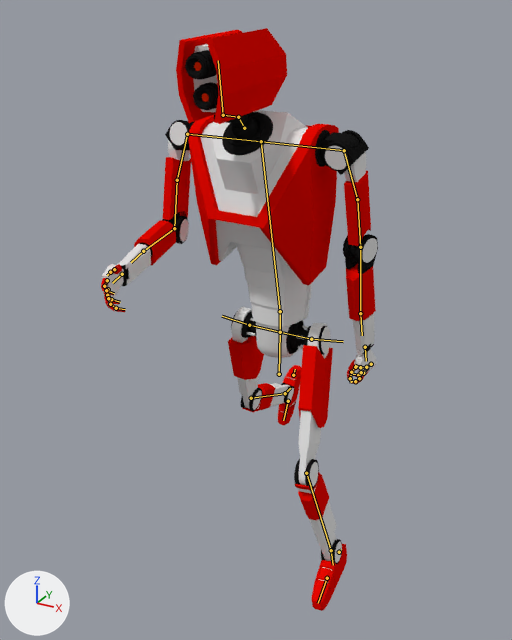
The Blender file Blender Model Source/weak_walk.blend: old version first, new version second.
One viewpoint serves both versions: a 50 mm camera at (0.966, -1.867, 1.864) aimed at (-0.084, 0.043, 0.909). The axes (+X, +Y, +Z) are drawn at lower left. The lights are the same throughout. Both versions are drawn at frame 9 of the action 'ArmatureAction.001'; the numbers are the values there. The bones that bend it are drawn over the model as lines.
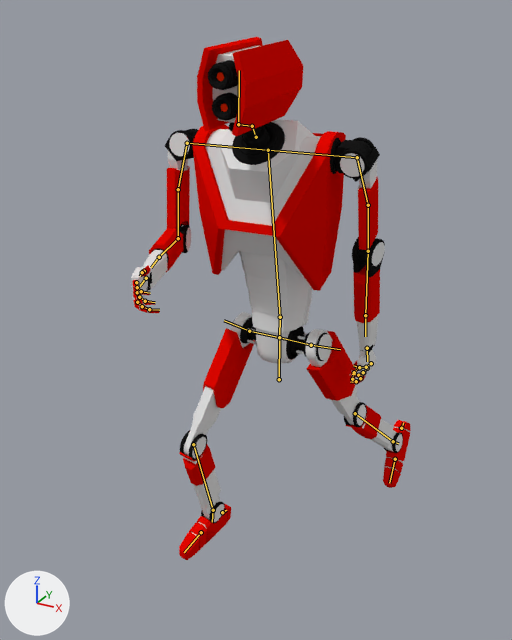
Edits to the scene script, one JSON object a line:
```json
{"block": "bone_dick", "where": "bone_dick = bpy.data.objects['Armature'].pose.bones['dick']"}
{"op": "set", "path": "bone_dick.location", "old": "(0.0, -0.099, 0.0)", "new": "(0.0, -0.12, 0.0)"}
{"block": "bone_hip_l", "where": "bone_hip_l = bpy.data.objects['Armature'].pose.bones['hip.l']  # child of 'dick'"}
{"op": "set", "path": "bone_hip_l.rotation_euler", "old": "(0.0, -0.436, 0.0)", "new": "(0.0, 0.611, 0.0)", "note": "degrees (0, -25, 0) -> degrees (0, 35, 0)"}
{"block": "bone_knee_l", "where": "bone_knee_l = bpy.data.objects['Armature'].pose.bones['knee.l']  # child of 'leg_tilt.l'"}
{"op": "set", "path": "bone_knee_l.rotation_euler", "old": "(0.803, 0.0, 0.0)", "new": "(0.262, 0.0, 0.0)", "note": "degrees (46, 0, 0) -> degrees (15, 0, 0)"}
{"block": "bone_foot_l", "where": "bone_foot_l = bpy.data.objects['Armature'].pose.bones['foot.l']  # child of 'knee.l'"}
{"op": "set", "path": "bone_foot_l.rotation_euler", "old": "(0.297, -0.0175, 0.0)", "new": "(-0.0698, 0.0, 0.0)", "note": "degrees (17, -1, 0) -> degrees (-4, 0, 0)"}
{"block": "bone_foot_1_l", "where": "bone_foot_1_l = bpy.data.objects['Armature'].pose.bones['foot_1.l']  # child of 'foot.l'"}
{"op": "set", "path": "bone_foot_1_l.rotation_euler", "old": "(0.0349, 0.0, 0.0)", "new": "(0.262, 0.0, 0.0)", "note": "degrees (2, 0, 0) -> degrees (15, 0, 0)"}
{"block": "bone_torso_4", "where": "bone_torso_4 = bpy.data.objects['Armature'].pose.bones['torso_4']  # child of 'lean'"}
{"op": "set", "path": "bone_torso_4.rotation_euler", "old": "(0.262, -0.0698, 0.0)", "new": "(0.262, 0.0873, 0.0)", "note": "degrees (15, -4, 0) -> degrees (15, 5, 0)"}
{"block": "bone_neck", "where": "bone_neck = bpy.data.objects['Armature'].pose.bones['neck']  # child of 'torso_4'"}
{"op": "set", "path": "bone_neck.rotation_euler", "old": "(0.0, 0.0698, 0.0)", "new": "(0.0, -0.0873, 0.0)", "note": "degrees (0, 4, 0) -> degrees (0, -5, 0)"}
{"block": "bone_shoulder_rotate_r", "where": "bone_shoulder_rotate_r = bpy.data.objects['Armature'].pose.bones['shoulder_rotate.r']  # child of 'torso_4'"}
{"op": "set", "path": "bone_shoulder_rotate_r.rotation_euler", "old": "(0.0, 0.419, 0.0)", "new": "(0.0, 0.332, 0.0)", "note": "degrees (0, 24, 0) -> degrees (0, 19, 0)"}
{"block": "bone_elbow_r", "where": "bone_elbow_r = bpy.data.objects['Armature'].pose.bones['elbow.r']  # child of 'elbow_rotate.r'"}
{"op": "set", "path": "bone_elbow_r.rotation_euler", "old": "(-1.309, 0.0, 0.0)", "new": "(-1.466, 0.0, 0.0)", "note": "degrees (-75, 0, 0) -> degrees (-84, 0, 0)"}
{"block": "bone_hip_r", "where": "bone_hip_r = bpy.data.objects['Armature'].pose.bones['hip.r']  # child of 'dick'"}
{"op": "set", "path": "bone_hip_r.rotation_euler", "old": "(0.0, -0.436, 0.0)", "new": "(0.0, 0.576, 0.0)", "note": "degrees (0, -25, 0) -> degrees (0, 33, 0)"}
{"block": "bone_knee_r", "where": "bone_knee_r = bpy.data.objects['Armature'].pose.bones['knee.r']  # child of 'leg_tilt.r'"}
{"op": "set", "path": "bone_knee_r.rotation_euler", "old": "(0.716, 0.0, 0.0)", "new": "(0.977, 0.0, 0.0)", "note": "degrees (41, 0, 0) -> degrees (56, 0, 0)"}
{"block": "bone_foot_r", "where": "bone_foot_r = bpy.data.objects['Armature'].pose.bones['foot.r']  # child of 'knee.r'"}
{"op": "set", "path": "bone_foot_r.rotation_euler", "old": "(-0.314, 0.0175, 0.0)", "new": "(0.349, 0.0175, 0.0)", "note": "degrees (-18, 1, 0) -> degrees (20, 1, 0)"}
{"block": "bone_foot_1_r", "where": "bone_foot_1_r = bpy.data.objects['Armature'].pose.bones['foot_1.r']  # child of 'foot.r'"}
{"op": "set", "path": "bone_foot_1_r.rotation_euler", "old": "(0.227, 0.0, 0.0)", "new": "(0.0, 0.0, 0.0)", "note": "degrees (13, 0, 0) -> degrees (0, 0, 0)"}
```

Boxes (x1, y1, x2, y2) around the edits, measured in the pictures (512 x 640 px):
```json
{"object": "Cube", "change": "posed", "before": [101, 28, 378, 611], "after": [131, 37, 411, 560], "on screen": "10% shorter"}
{"bone": "dick", "before": "(279, 374) to (280, 332)", "after": "(279, 379) to (279, 337)"}
{"bone": "hip.l", "before": "(280, 332) to (311, 339)", "after": "(279, 337) to (311, 345)"}
{"bone": "knee.l", "before": "(306, 473) to (331, 550)", "after": "(355, 413) to (393, 441)"}
{"bone": "foot.l", "before": "(331, 550) to (333, 565)", "after": "(393, 441) to (398, 443)"}
{"bone": "foot_1.l", "before": "(327, 578) to (318, 603)", "after": "(395, 459) to (389, 483)"}
{"bone": "torso_4", "before": "(280, 311) to (261, 141)", "after": "(280, 317) to (268, 150)"}
{"bone": "neck", "before": "(244, 128) to (238, 117)", "after": "(256, 137) to (252, 126)"}
{"bone": "shoulder_rotate.r", "before": "(261, 141) to (187, 134)", "after": "(268, 150) to (187, 143)"}
{"bone": "elbow.r", "before": "(174, 228) to (143, 251)", "after": "(178, 238) to (159, 257)"}
{"bone": "hip.r", "before": "(280, 332) to (249, 325)", "after": "(279, 337) to (249, 331)"}
{"bone": "knee.r", "before": "(251, 398) to (285, 393)", "after": "(193, 444) to (213, 510)"}
{"bone": "foot.r", "before": "(285, 393) to (290, 388)", "after": "(213, 510) to (212, 522)"}
{"bone": "foot_1.r", "before": "(288, 401) to (283, 420)", "after": "(201, 532) to (184, 552)"}
```
